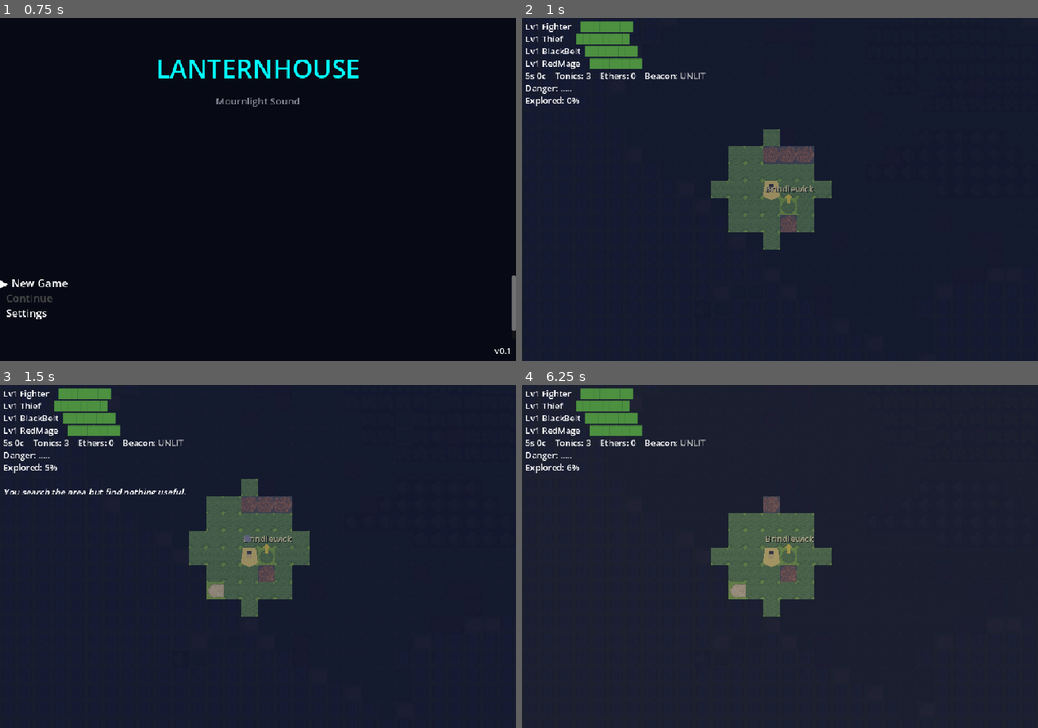
Above: before the commit, frames 1-4 (two rows, left to right).
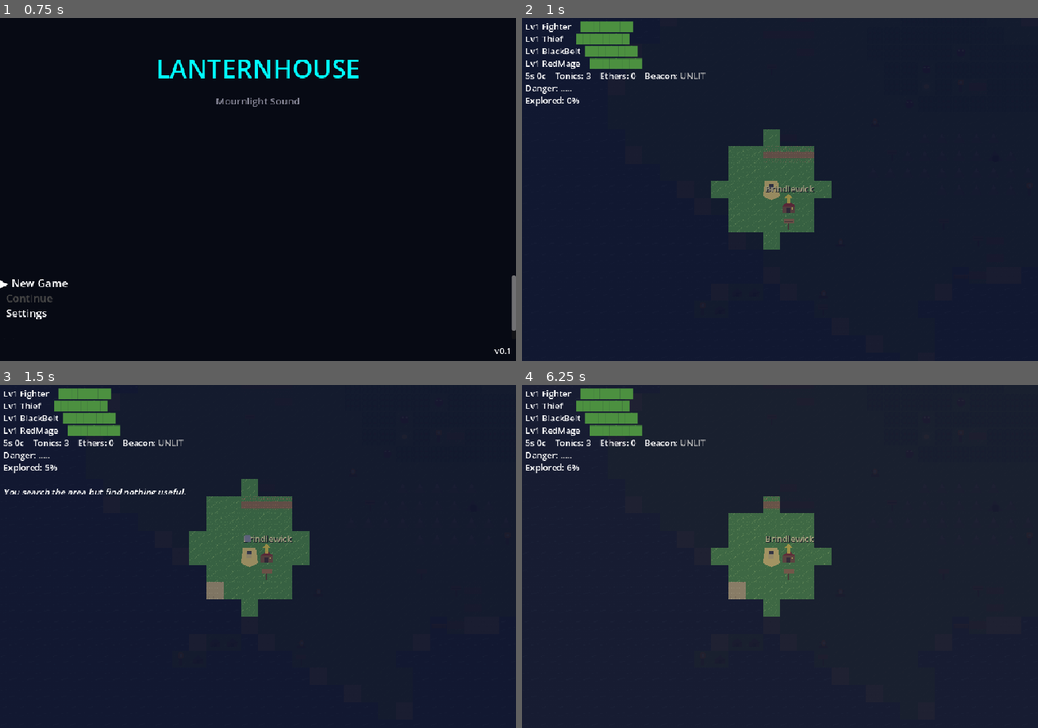
Above: after the commit, the same moments.

Repository: wink-/lanternhouse
Game: Godot game, scene res://scenes/title/title.tscn
Two runs of this game, one before a commit and one after it. Both use one fixed random seed, a clock stepped at 60 frames per second and the inputs below.
Inputs:
- Up to frame 1 (0.75 s): tap Enter at 0.5 s; hold D (move_right) from 0.53 s (still down); tap E (interact) at 0.6 s
- Up to frame 2 (1 s): keep holding D (move_right); tap Space at 0.77 s
- Up to frame 3 (1.5 s): tap Space at 1.25 s; release D (move_right) at 1.28 s; hold S (move_down) from 1.28 s (still down); tap 1 at 1.35 s
- Up to frame 4 (6.25 s): tap Space at 1.52, 2.75, 3.02, 3.77, 4.25, 4.52, 6.02 s; tap Enter at 2, 2.1, 3.5 s; release S (move_down) at 2.03 s; hold D (move_right) 2.03-2.78 s; hold W (move_up) 2.78-3.53 s; tap 2 at 2.85 s; hold A (move_left) 3.53-5.03 s; tap 3 at 3.6 s; tap Escape at 4.15 s; tap 4 at 4.35 s; hold S (move_down) 5.03-5.78 s; tap 5 at 5.1 s; hold D (move_right) from 5.78 s (still down); tap Tab at 5.85 s

Frame 1 is identical in both runs. In frame 2, 0.9% of the frame differs, in the area x 36-60%, y 32-68%; in frame 3, 1.0%, in the area x 36-60%, y 27-68%; in frame 4, 0.7%.

Commit message:
Improve overworld tile readability

Diff:
--- a/scripts/overworld.gd
+++ b/scripts/overworld.gd
@@ -24,16 +24,25 @@
 const TILE_SIZE := 32
 
 # ── Terrain atlas tile coordinates (col, row in 32x32 grid) ──────────────
-# pipoya_combined.png is 256x1728 → 8 cols x 54 rows of 32x32 tiles
-# Row layout: 0-5=water, 6-11=grass, 12-17=sand, 18-23=forest,
-#   24-29=mtn1(rocky), 30-35=mtn2(green/hill), 36-41=mtn3(snow),
-#   42-47=path, 48-53=dirt
-const T_WATER_FULL  := Vector2i(4, 2)   # deep open water
-const T_SAND         := Vector2i(1, 12) # beach sand
-const T_GRASS        := Vector2i(6, 9)  # solid grass field
-const T_FOREST       := Vector2i(0, 18) # tree cluster
-const T_HILL         := Vector2i(0, 30) # green mountain / hill
-const T_MOUNTAIN     := Vector2i(0, 24) # rocky mountain
+const OVERWORLD_ATLAS_PATH := "res://assets/sprites/tiles/lanternhouse_overworld.png"
+const T_WATER_FULL := Vector2i(0, 0)
+const T_SAND := Vector2i(1, 0)
+const T_GRASS := Vector2i(2, 0)
+const T_FOREST := Vector2i(3, 0)
+const T_HILL := Vector2i(4, 0)
+const T_MOUNTAIN := Vector2i(5, 0)
+const T_SNOW_PEAK := Vector2i(6, 0)
+const T_PATH := Vector2i(7, 0)
+const T_TOWN := Vector2i(0, 1)
+const T_LIGHTHOUSE := Vector2i(1, 1)
+const T_BEACON := Vector2i(2, 1)
+const T_SIGN := Vector2i(3, 1)
+const T_ENCOUNTER := Vector2i(4, 1)
+const T_CAMP := Vector2i(5, 1)
+const T_CAVE := Vector2i(6, 1)
+const T_DOCK := Vector2i(7, 1)
+const T_CLEARING := Vector2i(0, 2)
+const T_RUINS := Vector2i(1, 2)
 
 # ── Island map (40x40) ────────────────────────────────────────────────────
 #  ~ = water    . = sand beach    , = grass
@@ -93,19 +102,19 @@
 	"T": T_FOREST,
 	"^": T_HILL,
 	"M": T_MOUNTAIN,
-	"#": Vector2i(0, 36),  # snow peak
-	"=": Vector2i(3, 42),  # dirt path
-	"h": Vector2i(0, 6),   # house (grass-adjacent building)
-	"L": Vector2i(1, 30),  # lighthouse
-	"B": Vector2i(2, 30),  # beacon tower
-	"S": Vector2i(4, 42),  # signpost
-	"!": Vector2i(6, 9),   # visible encounter (grass with marker)
-	"C": Vector2i(3, 42),  # campfire
-		"V": Vector2i(2, 24),  # cave entrance
-		"A": Vector2i(1, 6),   # abandoned village
-		"D": Vector2i(5, 42),  # dock
-		"f": Vector2i(2, 6),   # forest clearing
-		"O": Vector2i(1, 30),  # overlook vista
+	"#": T_SNOW_PEAK,
+	"=": T_PATH,
+	"h": T_TOWN,
+	"L": T_LIGHTHOUSE,
+	"B": T_BEACON,
+	"S": T_SIGN,
+	"!": T_ENCOUNTER,
+	"C": T_CAMP,
+	"V": T_CAVE,
+	"A": T_RUINS,
+	"D": T_DOCK,
+	"f": T_CLEARING,
+	"O": T_HILL,
 }
 
 const BLOCKED := {"~": true, "M": true, "#": true, "V": true, "A": true}
@@ -280,15 +289,19 @@
 		debug_label.hide()
 
 func _build_tileset() -> void:
-	var tex: Texture2D = load("res://assets/sprites/tiles/pipoya_combined.png")
+	var tex: Texture2D
+	if FileAccess.file_exists(OVERWORLD_ATLAS_PATH):
+		var image := Image.new()
+		if image.load(OVERWORLD_ATLAS_PATH) == OK:
+			tex = ImageTexture.create_from_image(image)
 	if not tex:
-		push_error("Failed to load Pipoya terrain atlas!")
-		print("ERROR: pipoya_combined.png not found!")
+		push_error("Failed to load overworld terrain atlas!")
+		print("ERROR: overworld terrain atlas not found: ", OVERWORLD_ATLAS_PATH)
 		# Fallback: render map with colors
 		_fallback_draw()
 		return
 
-	print("terrain_atlas loaded: ", tex.get_width(), "x", tex.get_height())
+	print("overworld_atlas loaded: ", tex.get_width(), "x", tex.get_height())
 
 	var ts := TileSet.new()
 	ts.tile_size = Vector2i(TILE_SIZE, TILE_SIZE)
Binary file added: assets/sprites/tiles/lanternhouse_overworld.png
